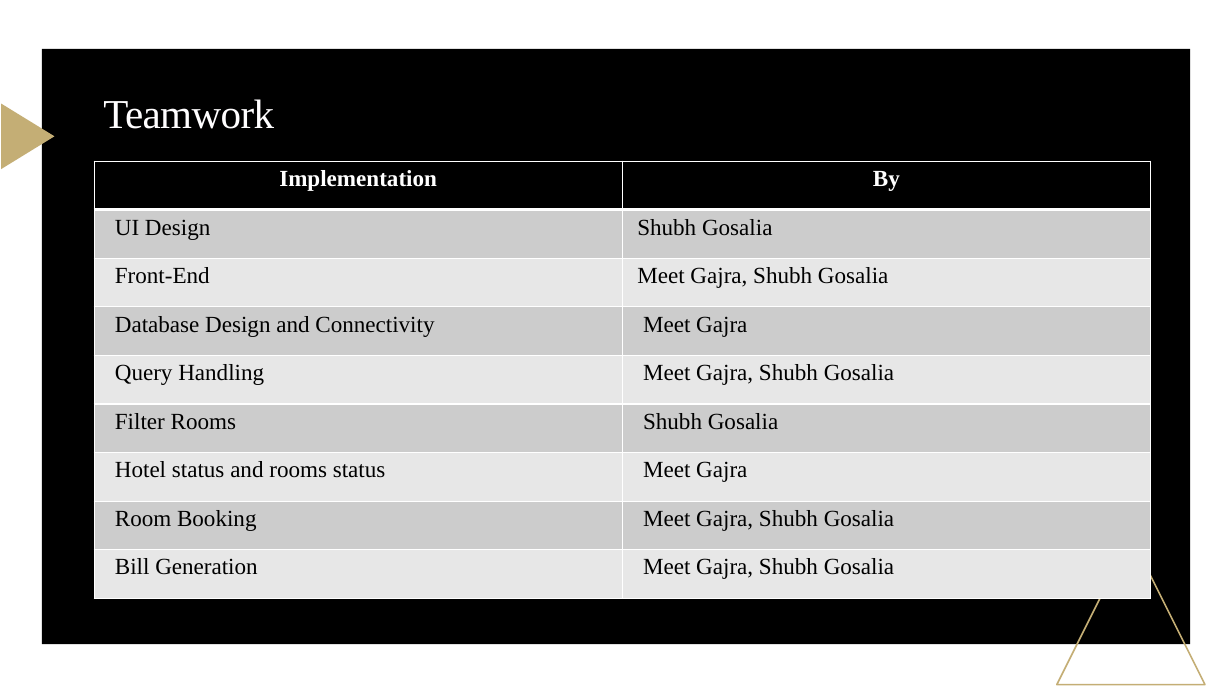
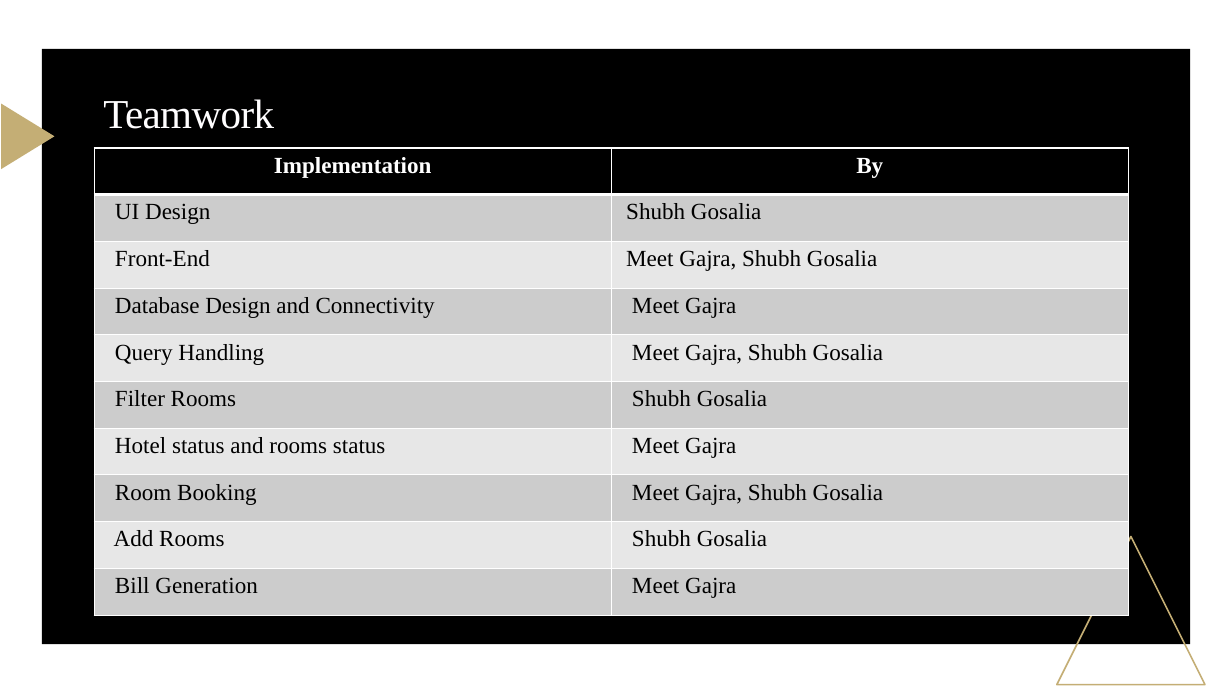
Before and after one commit to shubhgosalia/Hotel-Management-System, a slide deck: slide 7 of Hotel Management System ppt.pptx. Drawn at 1232x693 pixels with LibreOffice and Linux fonts; fonts in the diff are those of the drawing. Boxes give left, top, right and bottom in pixels: in the first picture for what was removed or moved away, otherwise in the second. Text is boxed around its words. In the diff, an @@ line names an element or a change of style, - is before the commit and + after.

Commit message:
updated ppt and report

```diff
--- a/Hotel Management System ppt.pptx
+++ b/Hotel Management System ppt.pptx
@@ table at [94, 148, 1129, 616] @@
-row 9: Bill Generation | Meet Gajra, Shubh Gosalia
+row 9: Add Rooms | Shubh Gosalia
+row 10: Bill Generation | Meet Gajra
@@ table: place and size @@
-table at [94, 161, 1152, 598]
+table at [94, 148, 1129, 616]
```
Also in this commit, not shown: 2 other files.
